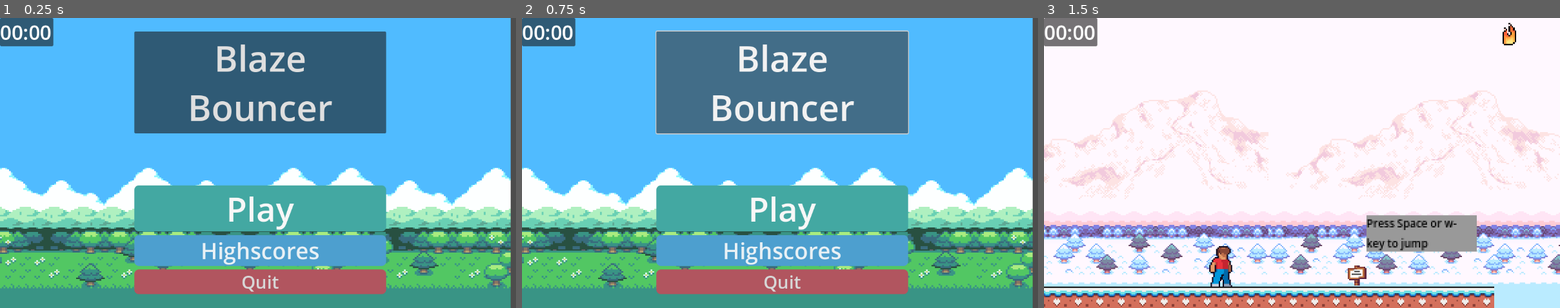
Above: before the commit, frames 1-3 (left to right).
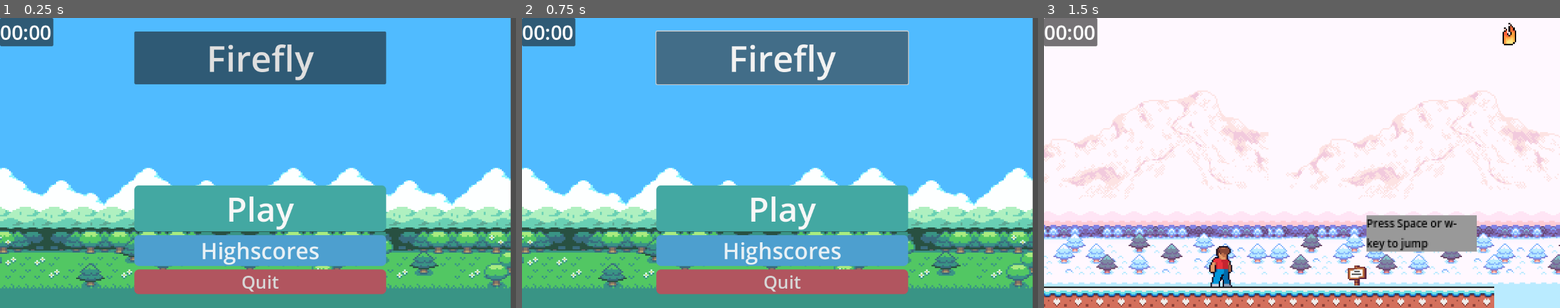
Above: after the commit, the same moments.

Repository: levi-wj/CSE310-group
Game: Godot game, scene res://main_menu.tscn
The game is run twice, just before and just after one commit, with the same random seed, the same clock (stepped at 60 frames per second) and the same inputs.
Inputs:
- Up to frame 1 (0.25 s): no input
- Up to frame 2 (0.75 s): click "Blaze Bouncer" (after the commit: "Firefly") at 0.5 s
- Up to frame 3 (1.5 s): click "Play" at 1.25 s

The runs differ from the first frame. In frame 1, 9.2% of the frame differs, in the area x 26-75%, y 9-40%; in frame 2, 9.5%, in the area x 25-75%, y 9-41%; in frame 3, nothing differs.

Commit message:
Change name of game on menu screen

Diff:
--- a/main_menu.tscn
+++ b/main_menu.tscn
@@ -72,8 +72,7 @@
 [node name="title" type="Button" parent="MarginContainer/VBoxContainer2"]
 layout_mode = 2
 theme_override_font_sizes/font_size = 80
-text = "Blaze
-Bouncer"
+text = "Firefly"
 
 [node name="VBoxContainer" type="VBoxContainer" parent="MarginContainer"]
 layout_mode = 2
